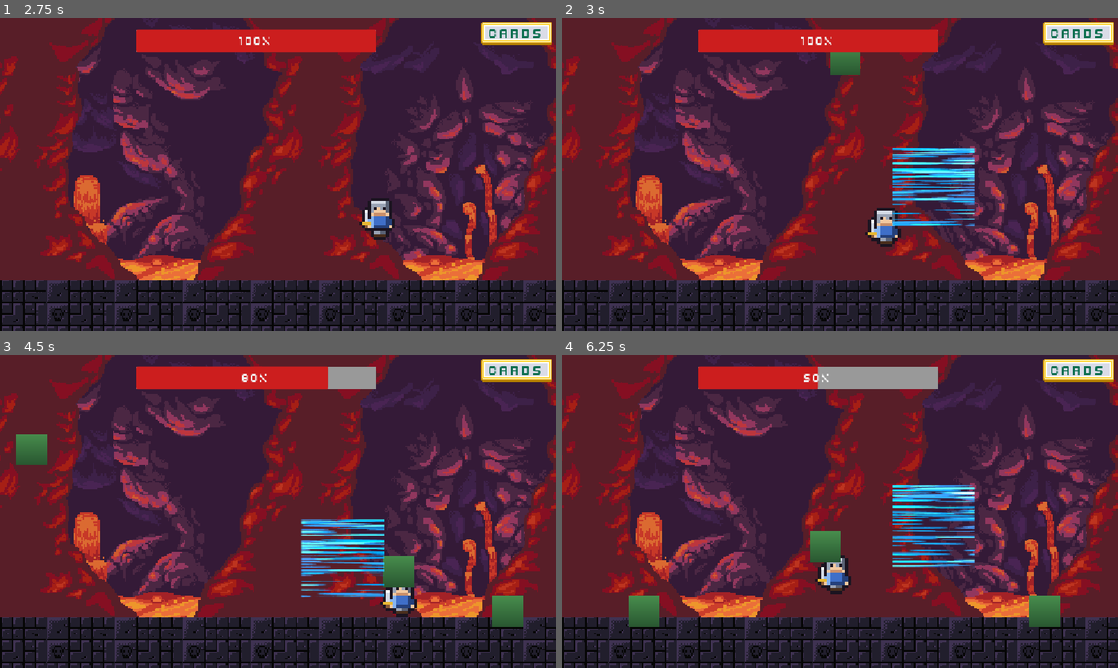
Above: before the commit, frames 1-4 (two rows, left to right).
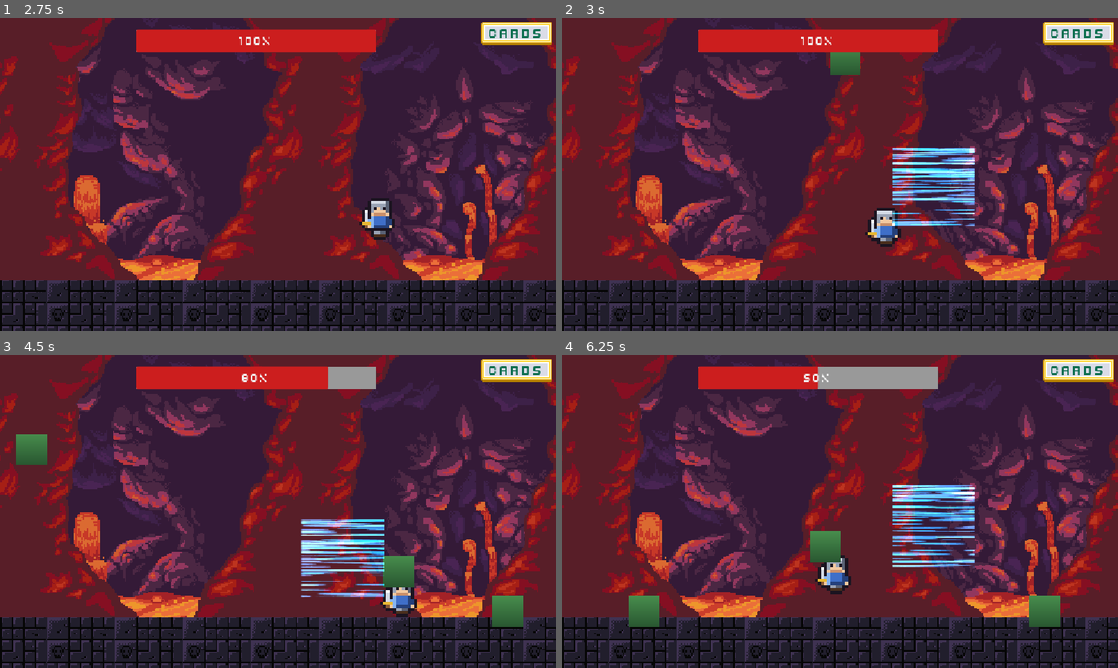
Above: after the commit, the same moments.

Repository: BillNyeFan123-creator/rebound
Game: Godot game, scene res://start_screen.tscn
Same seed, same stepped clock (60 frames per second), same inputs: the game is played once before the commit and once after it.
Inputs (mouse positions are in pixels of both pictures, inside the frame that each line leads up to):
- Up to frame 1 (2.75 s): click "Start Game" at 0.5 s; click "Cards" at 1.25 s; tap Enter at 2 s; move the mouse to (400, 158) at 2.02 s; hold D (move_right) from 2.03 s (still down); tap X (attack) at 2.1 s; tap W (jump) at 2.27 s
- Up to frame 2 (3 s): move the mouse to (728, 190) at 2.77 s; release D (move_right) at 2.78 s; hold A (move_left) from 2.78 s (still down); tap Shift (dash) at 2.85 s
- Up to frame 3 (4.5 s): tap W (jump) at 3.02 s; move the mouse to (333, 442) at 3.52 s; release A (move_left) at 3.53 s; hold D (move_right) from 3.53 s (still down); tap X (attack) at 3.6 s; move the mouse to (250, 574) at 4.27 s; tap Shift (dash) at 4.35 s
- Up to frame 4 (6.25 s): tap W (jump) at 4.52, 5.27, 6.02 s; move the mouse to (1006, 558) at 5.02 s; release D (move_right) at 5.03 s; hold A (move_left) from 5.03 s (still down); tap X (attack) at 5.1 s; move the mouse to (673, 464) at 5.77 s; tap Shift (dash) at 5.85 s

Frame 1 is identical in both runs. In frame 2, 1.8% of the frame differs, in the area x 59-75%, y 41-67%; in frame 3, 1.9%; in frame 4, 1.9%, in the area x 59-75%, y 41-68%.

Commit message:
VFX: additive blend, follow enemy, rotation jitter

Diff:
--- a/scripts/arena/Enemy.gd
+++ b/scripts/arena/Enemy.gd
@@ -41,8 +41,9 @@
 
 func take_hit(damage: float) -> void:
 	health -= int(ceil(damage))
-	Vfx.spawn(get_parent(), HIT_VFX, HIT_VFX_FRAMES.x, HIT_VFX_FRAMES.y, HIT_VFX_FRAMES.z,
-		45.0, global_position, 1.4)
+	# Parent to self so the spark follows the enemy while it's alive.
+	Vfx.spawn(self, HIT_VFX, HIT_VFX_FRAMES.x, HIT_VFX_FRAMES.y, HIT_VFX_FRAMES.z,
+		45.0, Vector2.ZERO, 1.4)
 	if health <= 0:
 		die()
 		return
--- a/scripts/arena/Vfx.gd
+++ b/scripts/arena/Vfx.gd
@@ -13,7 +13,8 @@
 
 
 static func spawn(parent: Node, sheet: Texture2D, h_frames: int, v_frames: int,
-		frame_count: int, fps: float, pos: Vector2, fx_scale := 1.0) -> Vfx:
+		frame_count: int, fps: float, pos: Vector2, fx_scale := 1.0,
+		jitter_rotation := true) -> Vfx:
 	var sprite := Vfx.new()
 	sprite.texture = sheet
 	sprite._h_frames = h_frames
@@ -29,6 +30,13 @@
 	sprite.position = pos
 	sprite.scale = Vector2.ONE * fx_scale
 	sprite.z_index = 5
+	# Additive blending: the effect glows over the scene instead of looking
+	# like a pasted rectangle with hard edges.
+	var mat := CanvasItemMaterial.new()
+	mat.blend_mode = CanvasItemMaterial.BLEND_MODE_ADD
+	sprite.material = mat
+	if jitter_rotation:
+		sprite.rotation = randf_range(0.0, TAU)
 	parent.add_child(sprite)
 	return sprite
 
--- a/scripts/player/player.gd
+++ b/scripts/player/player.gd
@@ -116,7 +116,7 @@
 		dash_dir = Vector2(direction, 0.0)
 	else:
 		dash_dir = Vector2(facing, 0.0)
-	var fx := Vfx.spawn(get_parent(), DASH_VFX, 6, 5, 30, 60.0, global_position, 1.8)
+	var fx := Vfx.spawn(get_parent(), DASH_VFX, 6, 5, 30, 60.0, global_position, 1.8, false)
 	if dash_dir.x < 0.0:
 		fx.flip_h = true
 	invuln_timer = maxf(invuln_timer, DASH_TIME * dash_time_mult)
